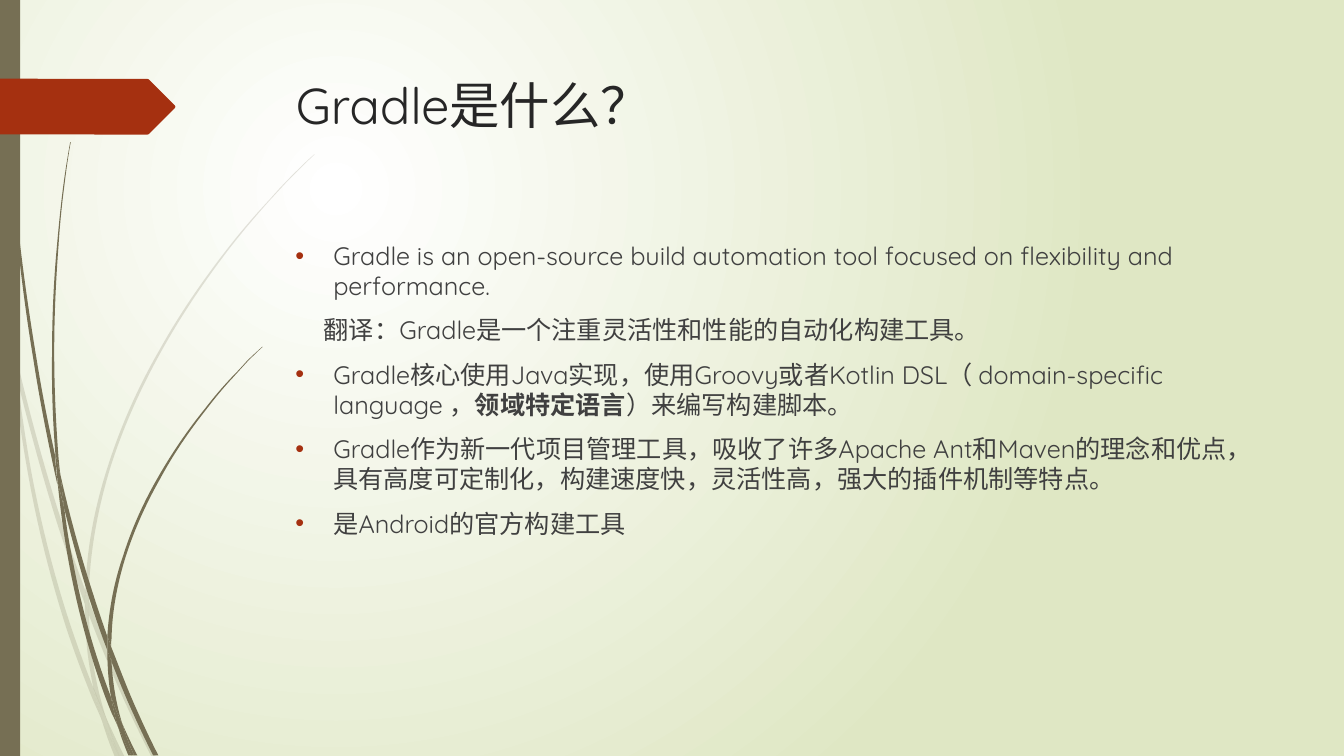
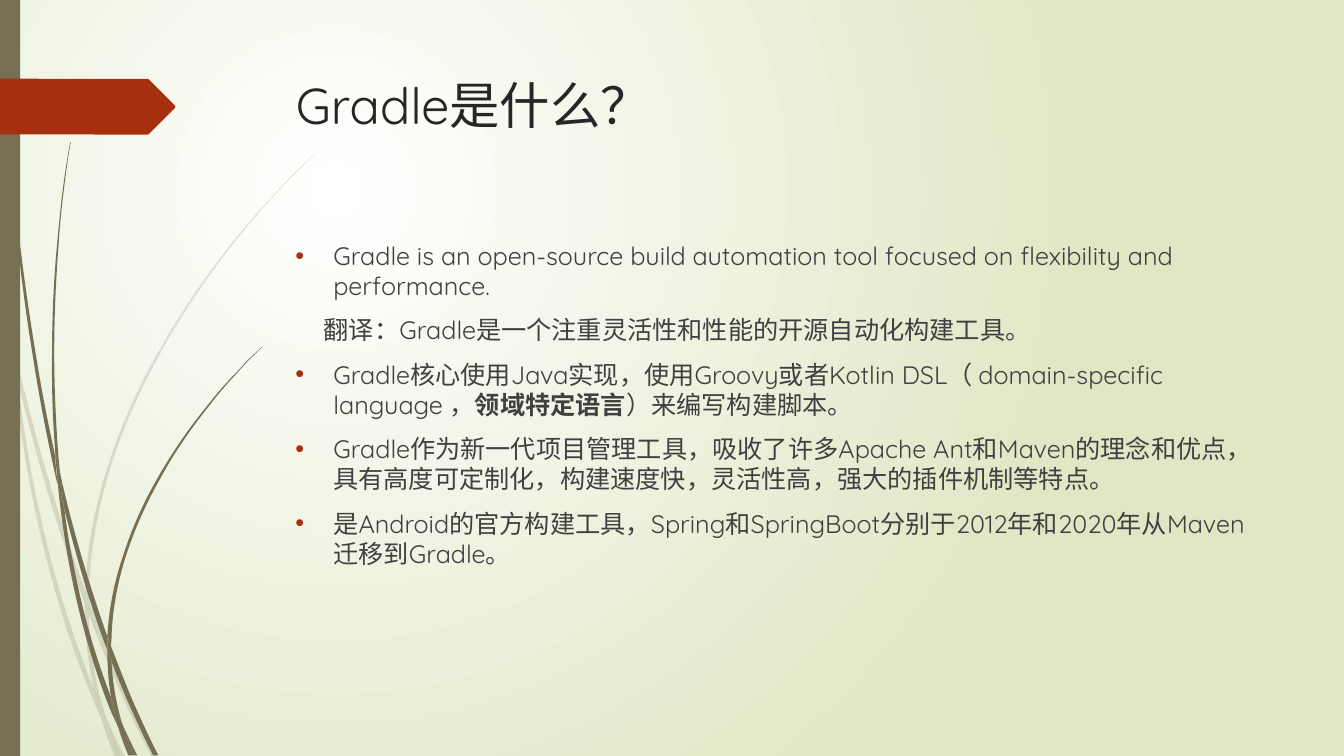
Before and after one commit to xljnc/gradle-springboot-plugin, a slide deck: slide 3 of doc/Gradle浅析.pptx. Drawn at 1344x756 pixels with LibreOffice and Linux fonts; fonts in the diff are those of the drawing. Boxes give left, top, right and bottom in pixels: in the first picture for what was removed or moved away, otherwise in the second. Text is boxed around its words. In the diff, an @@ line names an element or a change of style, - is before the commit and + after.

```diff
--- a/doc/Gradle浅析.pptx
+++ b/doc/Gradle浅析.pptx
@@ text at <box>324,318,1031,341</box>: text changed @@
-翻译：Gradle是一个注重灵活性和性能的自动化构建工具。
+翻译：Gradle是一个注重灵活性和性能的开源自动化构建工具。
@@ text at <box>333,512,1244,565</box>: text changed @@
-• 是Android的官方构建工具
+• 是Android的官方构建工具，Spring和SpringBoot分别于2012年和2020年从Maven迁移到Gradle。
```
Also in this commit, not shown: 2 other slides changed.
